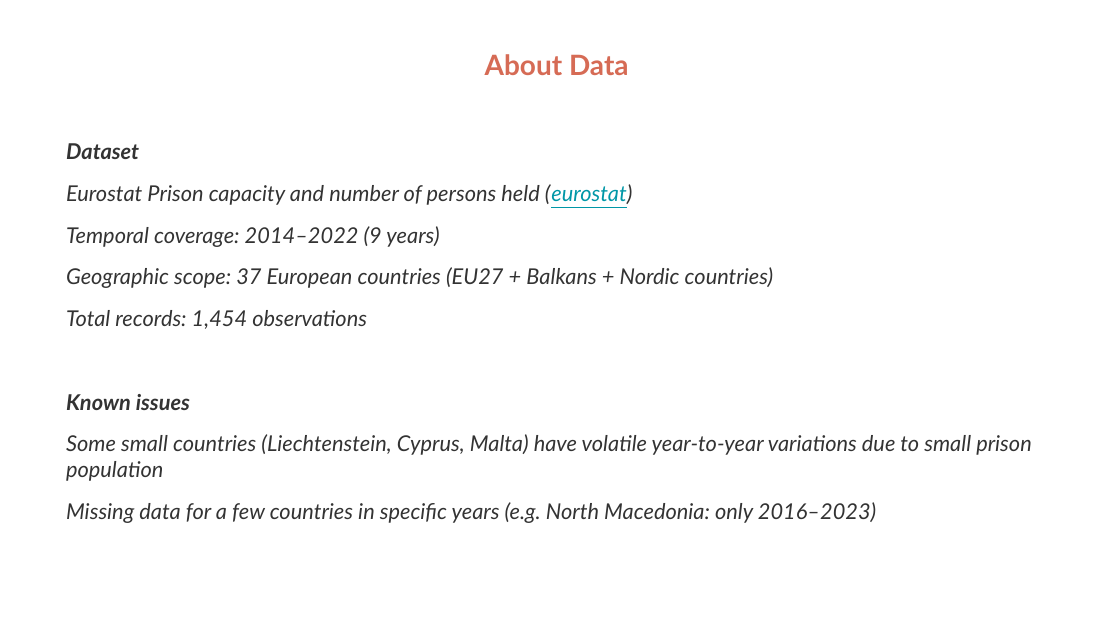
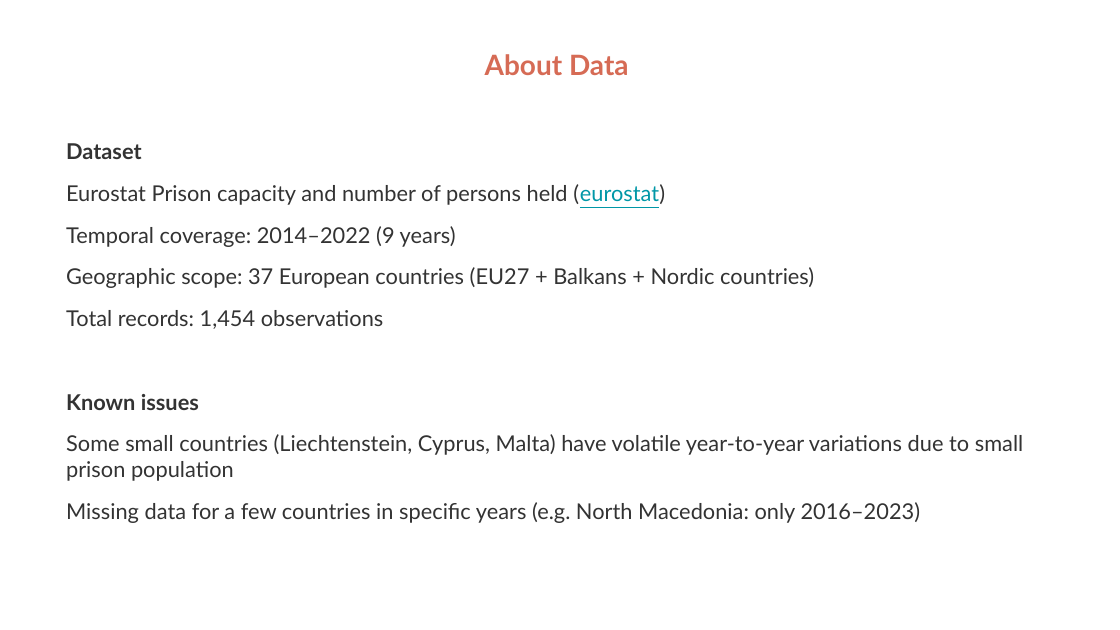
Before and after one commit to gevola-dev/FDS02Q001, a slide deck: slide 3 of data_viz/prison_data_project/26_01_03_prisons_statistics.pptx. Drawn at 1120x630 pixels with LibreOffice and Linux fonts; fonts in the diff are those of the drawing. Boxes give left, top, right and bottom in pixels: in the first picture for what was removed or moved away, otherwise in the second. Text is boxed around its words. In the diff, an @@ line names an element or a change of style, - is before the commit and + after.

```diff
--- a/data_viz/prison_data_project/26_01_03_prisons_statistics.pptx
+++ b/data_viz/prison_data_project/26_01_03_prisons_statistics.pptx
@@ text at [66,143,1023,523]: italic off @@
```
Also in this commit, not shown: 5 other slides changed, 6 slides added, 7 slides removed, 4 other files.
